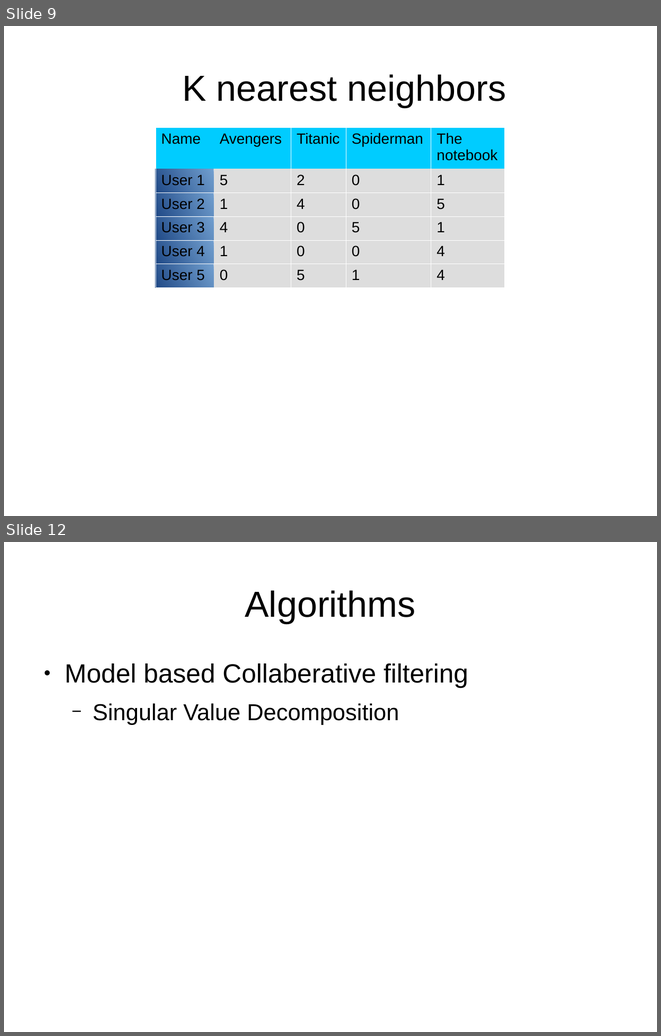
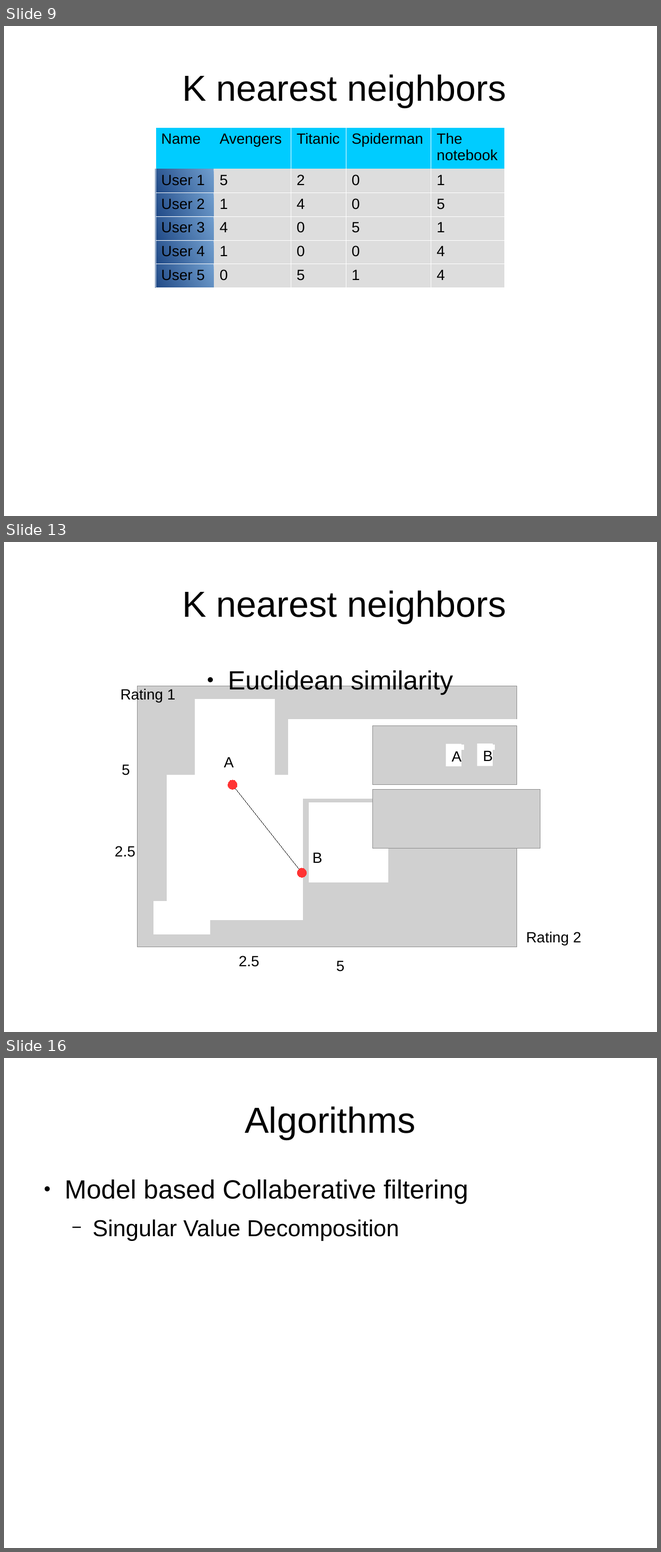
Before and after one commit to DriesSmit/Recommendation-System, a slide deck: Presentation.odp. Shown one above the other, each under a label of ours: slides 9 and 12 before the commit, slides 9, 13 and 16 after it; the slides between them are not shown. The pictures are 661x1036 and 661x1552 pixels, drawn with LibreOffice and Linux fonts; fonts in the diff are those of the drawing; grey boxes stand for pictures. Boxes give left, top, right and bottom in pixels: in the first picture for what was removed or moved away, otherwise in the second. Text is boxed around its words. In the diff, an @@ line names an element or a change of style, - is before the commit and + after.

```diff
--- a/Presentation.odp
+++ b/Presentation.odp
@@ slide 13 added at [4,542,657,1032], background #FFFFFF @@
@@ title added at [182,590,506,623], 44 pt, text #000000 @@
+  K nearest neighbors
@@ text added at [228,668,453,694], 32 pt, text #000000 @@
+● Euclidean similarity
@@ text added at [121,688,176,702], 18 pt, text #000000 @@
+Rating 1
@@ picture added at [138,686,517,947] @@
@@ rectangle added at [195,699,275,776], fill #FFFFFF, outline #FFFFFF 0 pt @@
@@ rectangle added at [372,708,611,1006], fill #FFFFFF, outline #FFFFFF 0 pt @@
@@ rectangle added at [289,719,545,799], fill #FFFFFF, outline #FFFFFF 0 pt @@
@@ picture added at [372,726,517,784] @@
@@ rectangle added at [446,744,461,767], fill #FFFFFF, 18 pt, text #000000 @@
+A
@@ rectangle added at [460,745,465,750], fill #FFFFFF, outline #FFFFFF 0 pt @@
@@ rectangle added at [477,743,493,766], fill #FFFFFF, 18 pt, text #000000 @@
+B
@@ rectangle added at [490,745,495,750], fill #FFFFFF, outline #FFFFFF 0 pt @@
@@ text added at [122,764,130,775], 18 pt, text #000000 @@
+5
@@ text added at [224,757,234,767], 18 pt, text #000000 @@
+A
@@ rectangle added at [168,775,302,920], fill #FFFFFF, outline #FFFFFF 0 pt @@
@@ ellipse added at [228,780,237,790], fill #FF3333, outline #FF3333 0 pt @@
@@ line added from (233, 784) to (302, 873), #000000 0 pt @@
@@ picture added at [372,789,540,848] @@
@@ rectangle added at [309,803,389,882], fill #FFFFFF, outline #FFFFFF 0 pt @@
@@ text added at [115,846,135,857], 18 pt, text #000000 @@
+2.5
@@ text added at [312,852,323,863], 18 pt, text #000000 @@
+B
@@ ellipse added at [297,868,307,877], fill #FF3333, outline #FF3333 0 pt @@
@@ rectangle added at [154,901,210,934], fill #FFFFFF, outline #FFFFFF 0 pt @@
@@ text added at [526,931,582,945], 18 pt, text #000000 @@
+Rating 2
@@ text added at [239,955,259,967], 18 pt, text #000000 @@
+2.5
@@ text added at [336,960,345,971], 18 pt, text #000000 @@
+5
@@ what was slide 12 is now slide 16 @@
```
Also in this commit, not shown: 5 slides changed, 3 other slides added.
